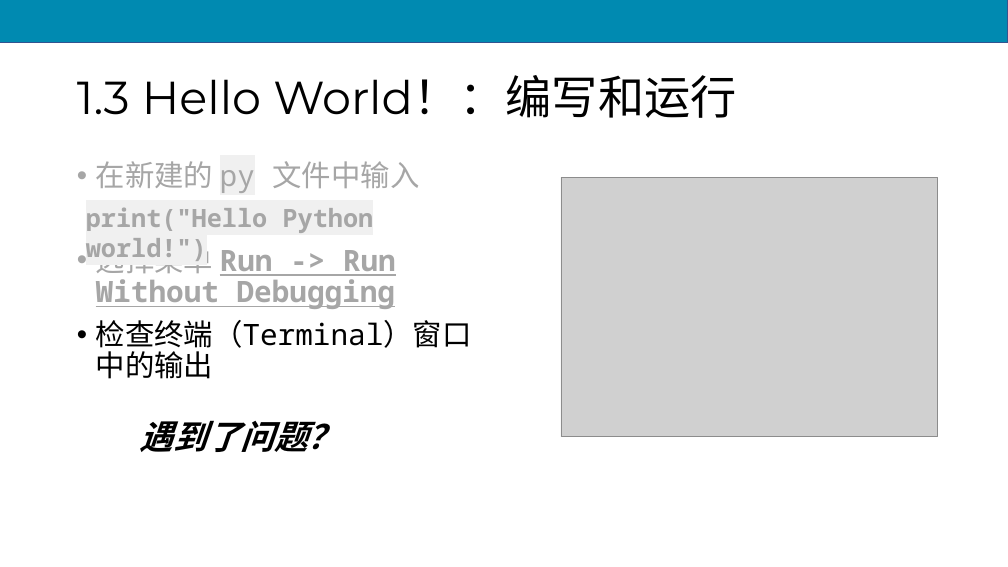
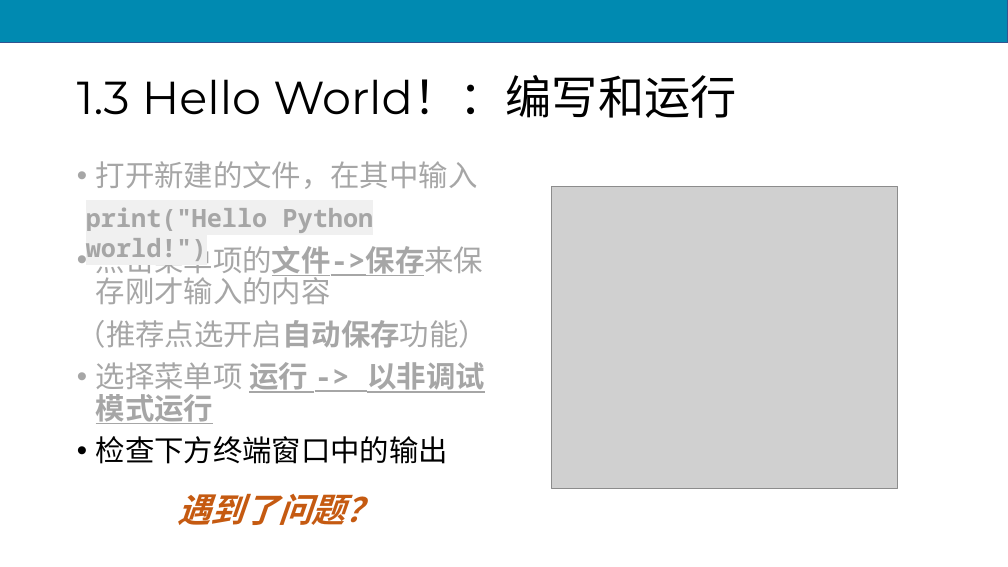
Before and after one commit to scruel/pcc_3e_slides, a slide deck: slide 28 of PPT/python1.pptx (slide 21 before the commit). Drawn at 1008x567 pixels with LibreOffice and Linux fonts; fonts in the diff are those of the drawing; grey boxes stand for pictures. Boxes give left, top, right and bottom in pixels: in the first picture for what was removed or moved away, otherwise in the second. Text is boxed around its words. In the diff, an @@ line names an element or a change of style, - is before the commit and + after.

```diff
--- a/PPT/python1.pptx
+++ b/PPT/python1.pptx
@@ text at bbox=[77, 161, 488, 464]: text changed @@
-• 在新建的 py 文件中输入
-• 选择菜单 Run -> Run Without Debugging
-• 检查终端（Terminal）窗口中的输出
+• 打开新建的文件，在其中输入
+• 点击菜单项的文件->保存来保存刚才输入的内容
+（推荐点选开启自动保存功能）
+• 选择菜单项 运行 -> 以非调试模式运行
+• 检查下方终端窗口中的输出
@@ picture: place and size @@
-picture at bbox=[561, 177, 938, 436]
+picture at bbox=[551, 186, 898, 488]
@@ text "遇到了问题？": place and size @@
-text "遇到了问题？" at bbox=[140, 420, 342, 452]
+text "遇到了问题？" at bbox=[177, 493, 379, 525]
@@ text "遇到了问题？" at bbox=[177, 493, 379, 525]: text colour #000000 to #C55A11 @@
```
Also in this commit, not shown: 10 other slides changed, 7 slides added, 17 other files.
